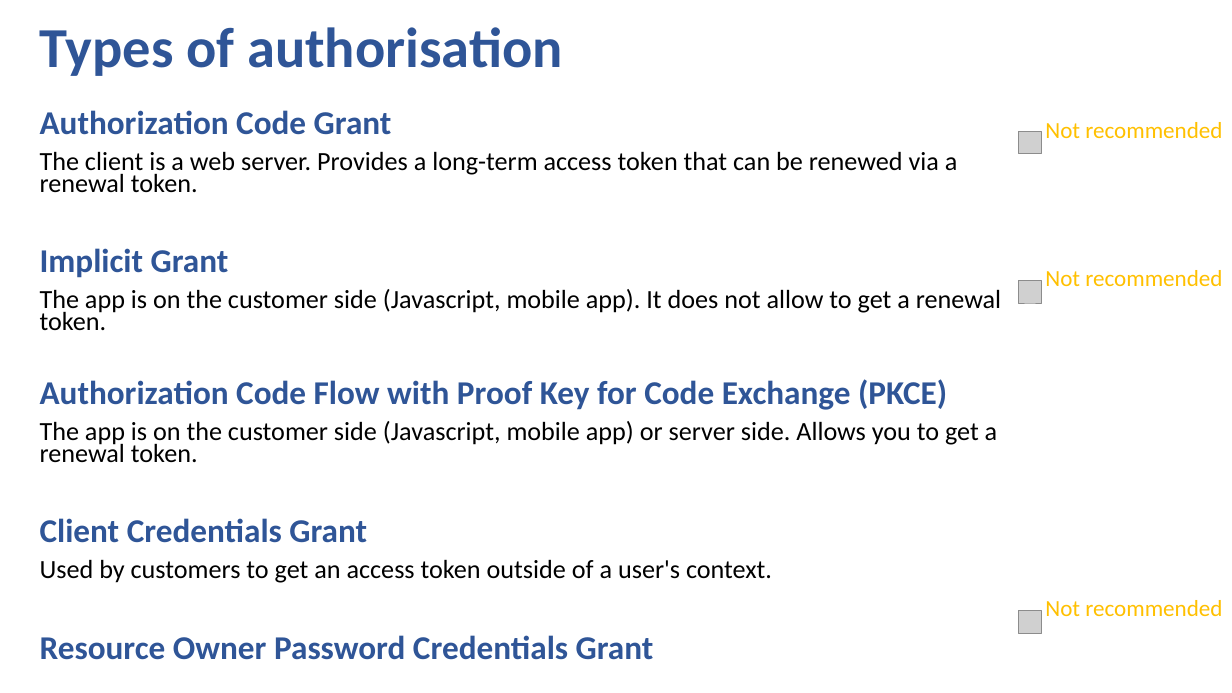
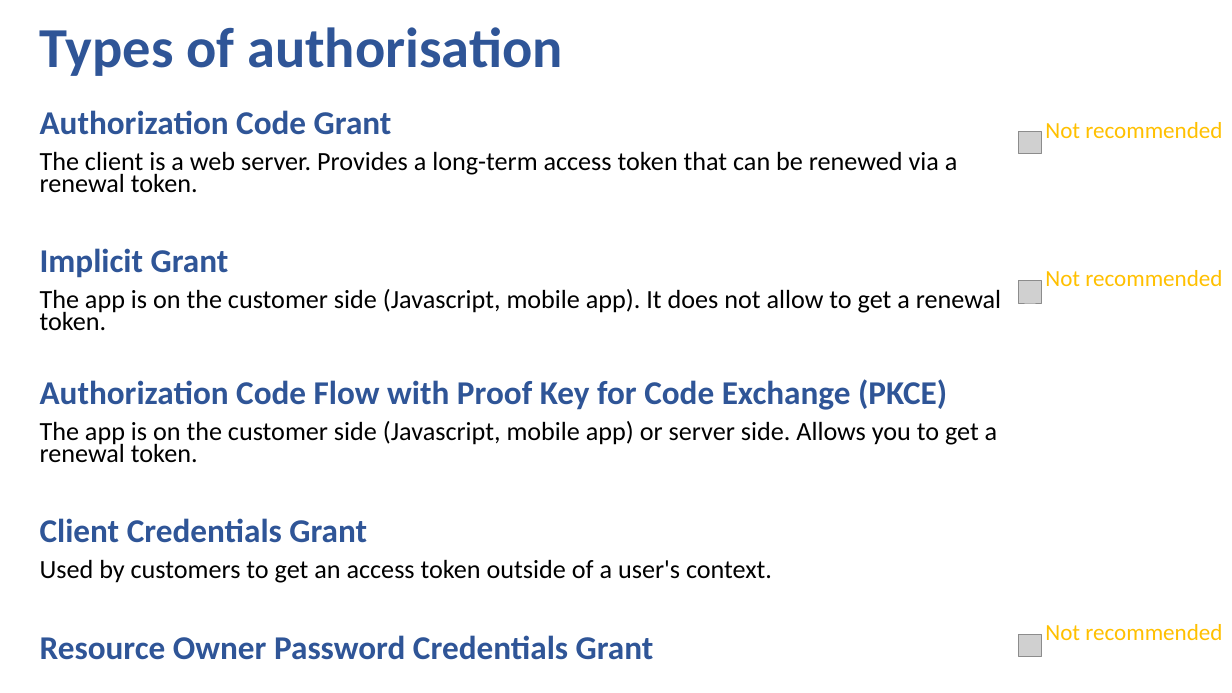
Before and after one commit to guillaume-chervet/course.rest, a slide deck: slide 22 of documentations/OIDC english.pptx (slide 21 before the commit). Drawn at 1232x693 pixels with LibreOffice and Linux fonts; fonts in the diff are those of the drawing; grey boxes stand for pictures. Boxes give left, top, right and bottom in pixels: in the first picture for what was removed or moved away, otherwise in the second. Text is boxed around its words. In the diff, an @@ line names an element or a change of style, - is before the commit and + after.

```diff
--- a/documentations/OIDC english.pptx
+++ b/documentations/OIDC english.pptx
@@ text "Not recommended" moved from (x1=1045, y1=600, x2=1222, y2=616) to (x1=1045, y1=624, x2=1222, y2=640) @@
@@ picture moved from (x1=1019, y1=611, x2=1042, y2=634) to (x1=1019, y1=634, x2=1042, y2=657) @@
```
Also in this commit, not shown: 7 other slides changed, 15 slides added, 4 slides removed.
